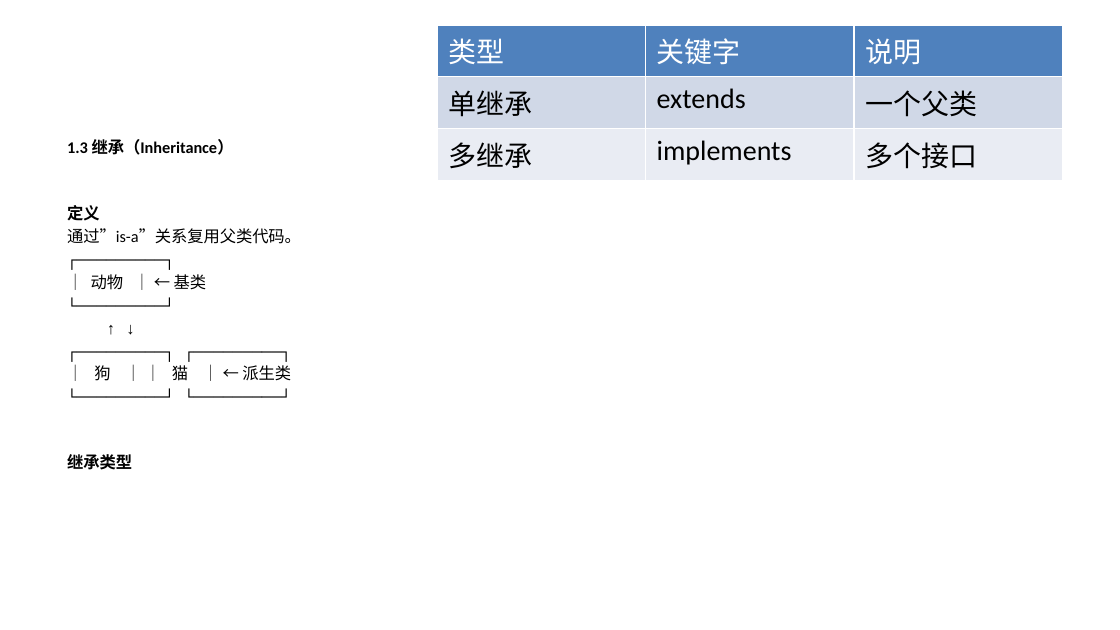
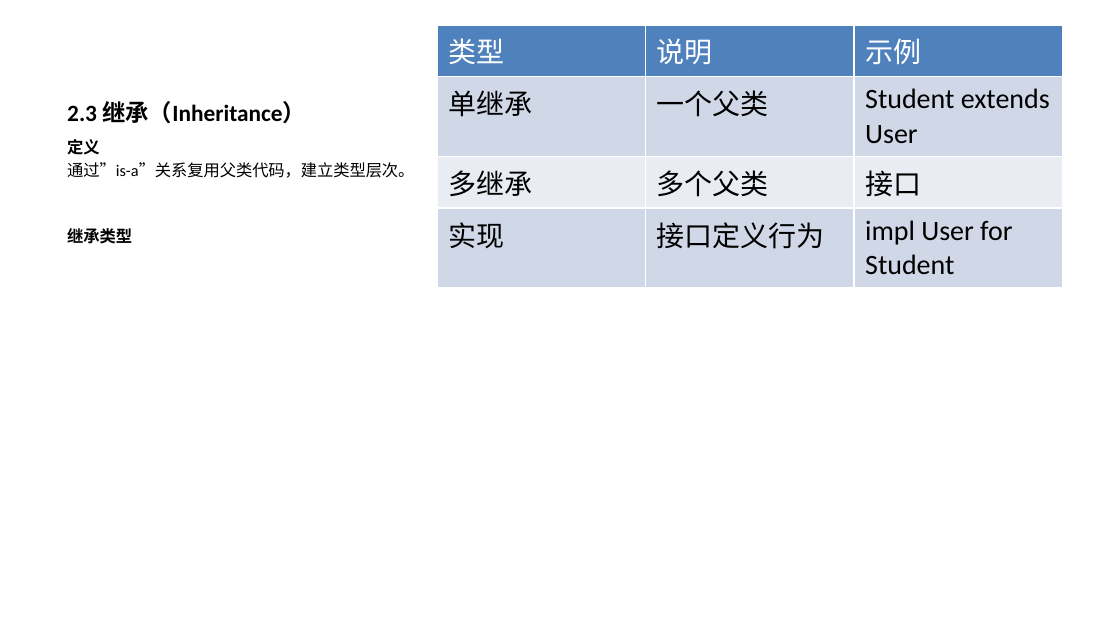
Before and after one commit to yinglichina8848/sqlrustgo, a slide deck: slide 16 of docs/教学计划/PPT/第3讲-面向对象分析设计与实现.pptx (slide 7 before the commit). Drawn at 1120x630 pixels with LibreOffice and Linux fonts; fonts in the diff are those of the drawing. Boxes give left, top, right and bottom in pixels: in the first picture for what was removed or moved away, otherwise in the second. Text is boxed around its words. In the diff, an @@ line names an element or a change of style, - is before the commit and + after.

```diff
--- a/docs/教学计划/PPT/第3讲-面向对象分析设计与实现.pptx
+++ b/docs/教学计划/PPT/第3讲-面向对象分析设计与实现.pptx
@@ table at <box>437,25,1062,561</box> @@
-row 1: 类型 | 关键字 | 说明
-row 2: 单继承 | extends | 一个父类
-row 3: 多继承 | implements | 多个接口
+row 1: 类型 | 说明 | 示例
+row 2: 单继承 | 一个父类 | Student extends User
+row 3: 多继承 | 多个父类 | 接口
+row 4: 实现 | 接口定义行为 | impl User for Student
@@ title added at <box>67,101,306,123</box>, 15 pt, text #000000, bold @@
+2.3 继承（Inheritance）
@@ text at <box>67,139,234,155</box>: paragraph removed @@
-1.3 继承（Inheritance）
@@ text at <box>67,162,414,178</box>: text changed; font Courier New to Calibri @@
-通过”is-a”关系复用父类代码。
-┌─────────┐
-│ 动物 │ ← 基类
-└─────────┘
-↑ ↓
-┌─────────┐ ┌─────────┐
-│ 狗 │ │ 猫 │ ← 派生类
-└─────────┘ └─────────┘
+通过”is-a”关系复用父类代码，建立类型层次。
```
Also in this commit, not shown: 17 other slides changed, 34 slides added, 13 slides removed.
